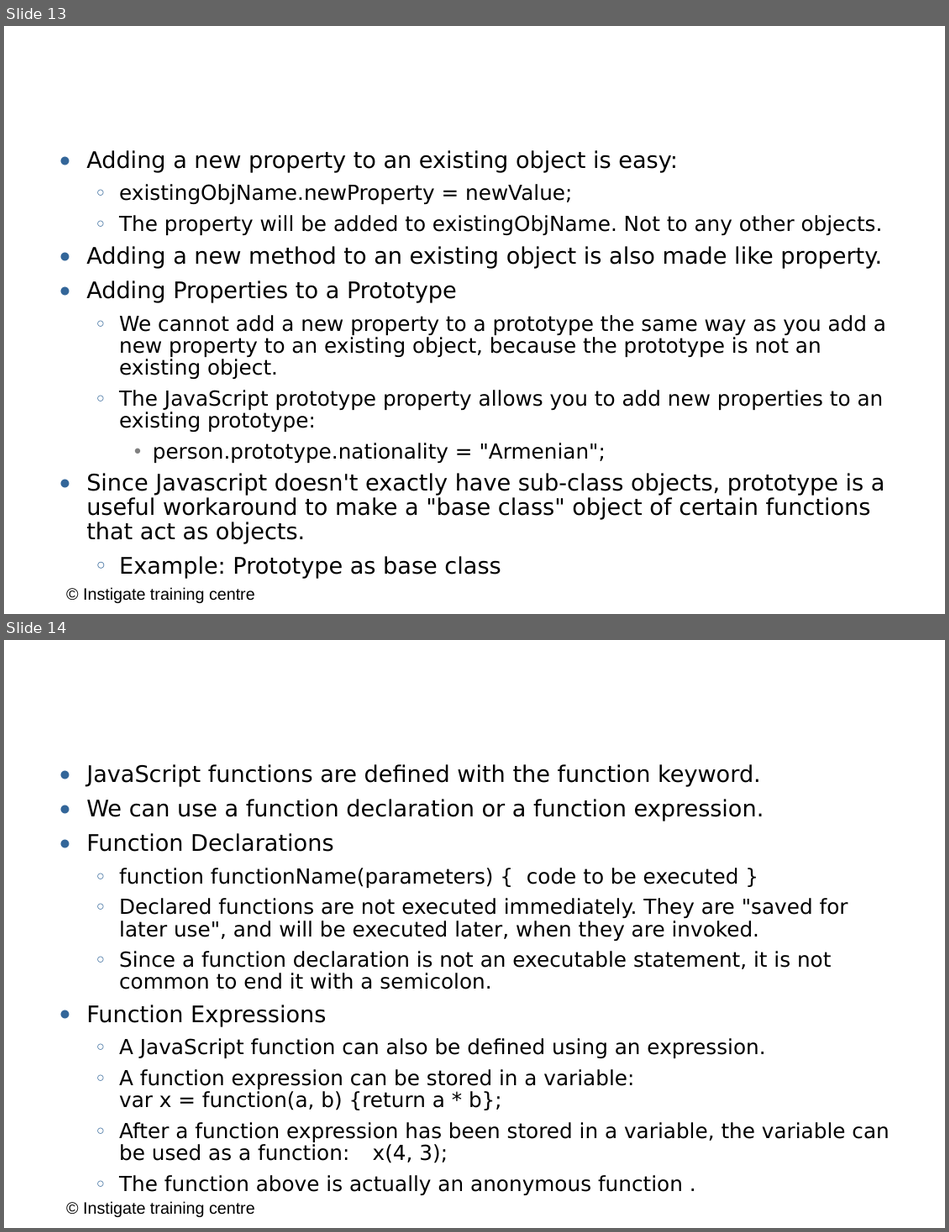
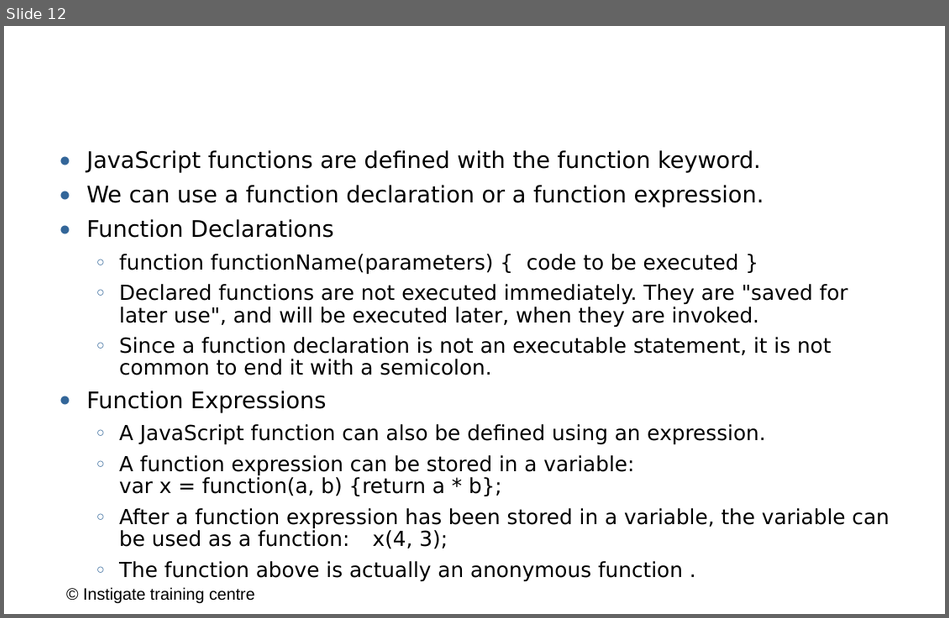
Before and after one commit to ITC-Vanadzor/ITC-7, a slide deck: Presentations/Javascript/4_objects_functions.odp. Shown one above the other, each under a label of ours: slides 13 and 14 before the commit, slide 12 after it. The pictures are 949x1232 and 949x618 pixels, drawn with LibreOffice and Linux fonts; fonts in the diff are those of the drawing; background and template pictures are left out. Boxes give left, top, right and bottom in pixels: in the first picture for what was removed or moved away, otherwise in the second. Text is boxed around its words. In the diff, an @@ line names an element or a change of style, - is before the commit and + after.

```diff
--- a/Presentations/Javascript/4_objects_functions.odp
+++ b/Presentations/Javascript/4_objects_functions.odp
@@ slide 13 removed at (x1=4, y1=26, x2=945, y2=614), background #FFFFFF; not listed: 1 template element that a slide beside it also shows @@
@@ text removed at (x1=73, y1=67, x2=900, y2=116) @@
-Object Prototypes (cont.)
@@ text removed at (x1=86, y1=150, x2=886, y2=579) @@
-● Adding a new property to an existing object is easy:
-  ○ existingObjName.newProperty = newValue;
-  ○ The property will be added to existingObjName. Not to any other objects.
-● Adding a new method to an existing object is also made like property.
-● Adding Properties to a Prototype
-  ○ We cannot add a new property to a prototype the same way as you add a new property to an existing object, because the prototype is not an existing object.
-  ○ The JavaScript prototype property allows you to add new properties to an existing prototype:
-    ● person.prototype.nationality = "Armenian";
-● Since Javascript doesn't exactly have sub-class objects, prototype is a useful workaround to make a "base class" object of certain functions that act as objects.
-  ○ Example: Prototype as base class
@@ what was slide 14 is now slide 12 @@
```
Also in this commit, not shown: 1 slide changed, 1 other slide removed.
